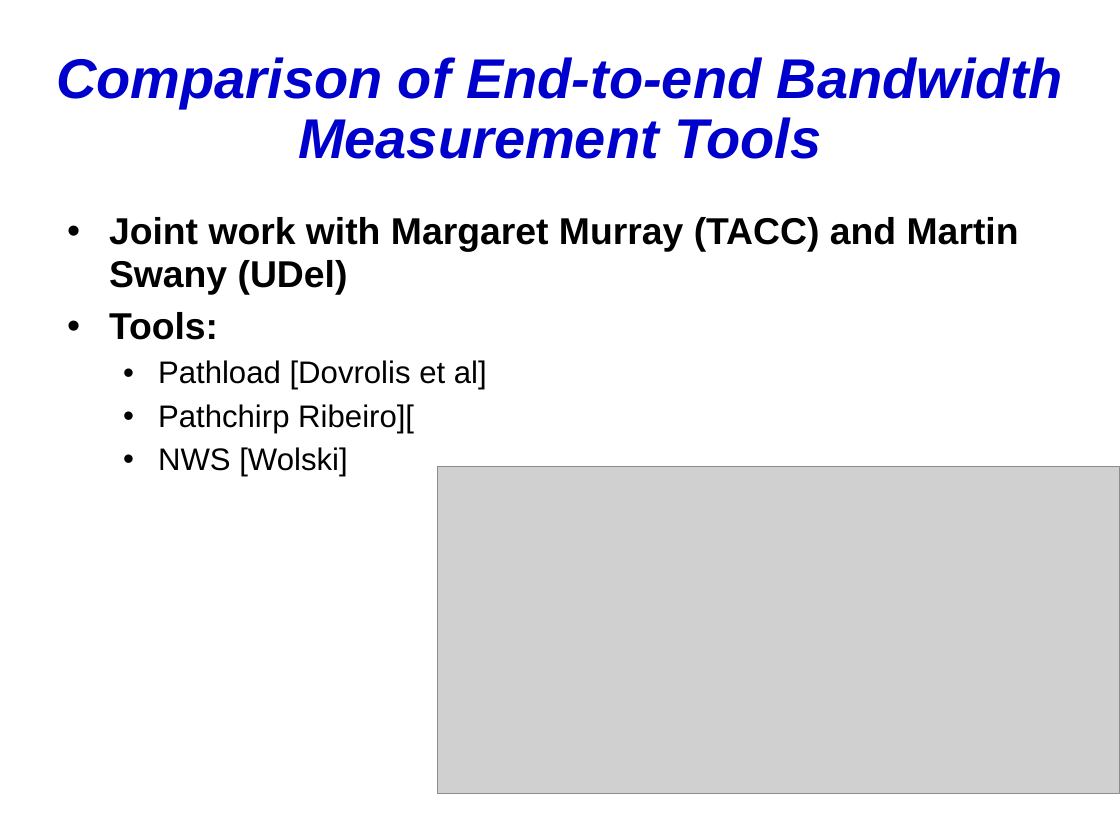
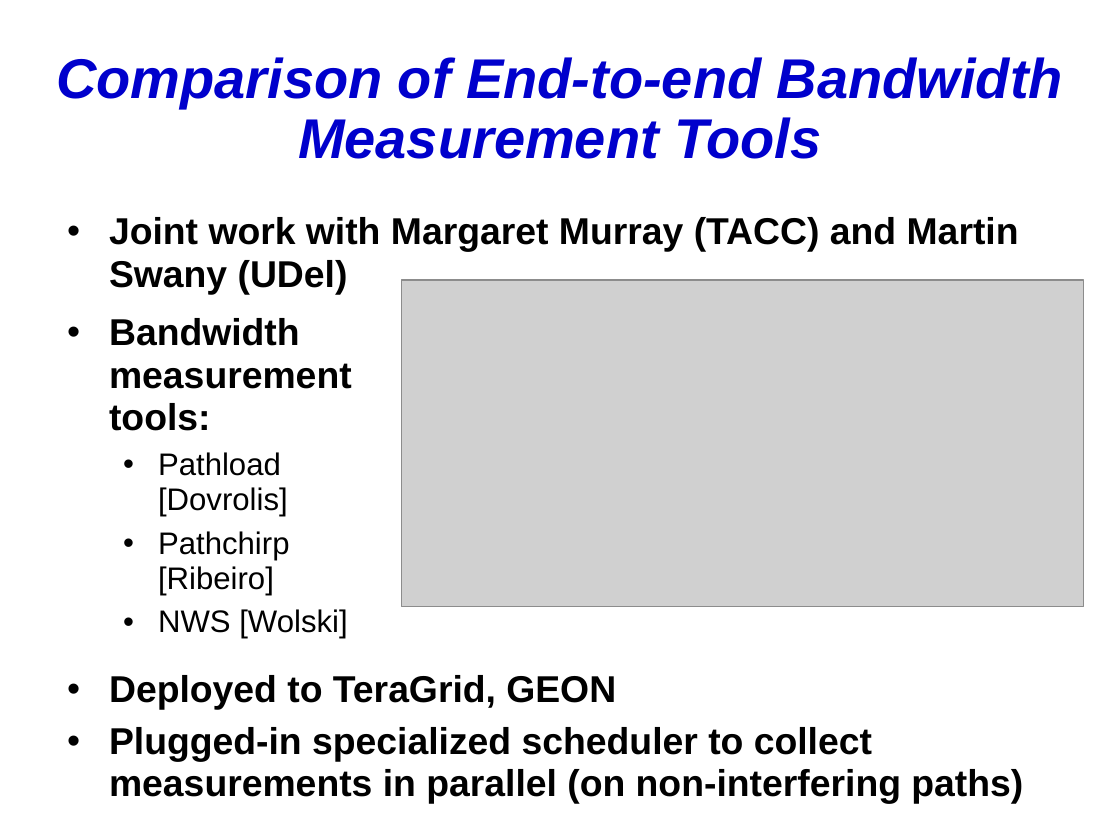
Before and after one commit to IncaProject/inca-xsede, a slide deck: slide 21 of talks/inca_sc05.ppt (slide 18 before the commit). Drawn at 1120x840 pixels with LibreOffice and Linux fonts; fonts in the diff are those of the drawing; grey boxes stand for pictures. Boxes give left, top, right and bottom in pixels: in the first picture for what was removed or moved away, otherwise in the second. Text is boxed around its words. In the diff, an @@ line names an element or a change of style, - is before the commit and + after.

```diff
--- a/talks/inca_sc05.ppt
+++ b/talks/inca_sc05.ppt
@@ picture: place and size @@
-picture at (438,467,1120,794)
+picture at (401,280,1083,607)
@@ text added at (109,318,352,639), 20 pt, text #000000 @@
+• Bandwidth measurement tools:
+  • Pathload [Dovrolis]
+  • Pathchirp [Ribeiro]
+  • NWS [Wolski]
@@ text at (109,675,1023,804): text changed; size 20 to 24 pt; bold on @@
-• Tools:
-  • Pathload [Dovrolis et al]
-  • Pathchirp Ribeiro][
-  • NWS [Wolski]
+• Deployed to TeraGrid, GEON
+• Plugged-in specialized scheduler to collect measurements in parallel (on non-interfering paths)
```
Also in this commit, not shown: 15 other slides changed, 8 slides added, 2 slides removed.
